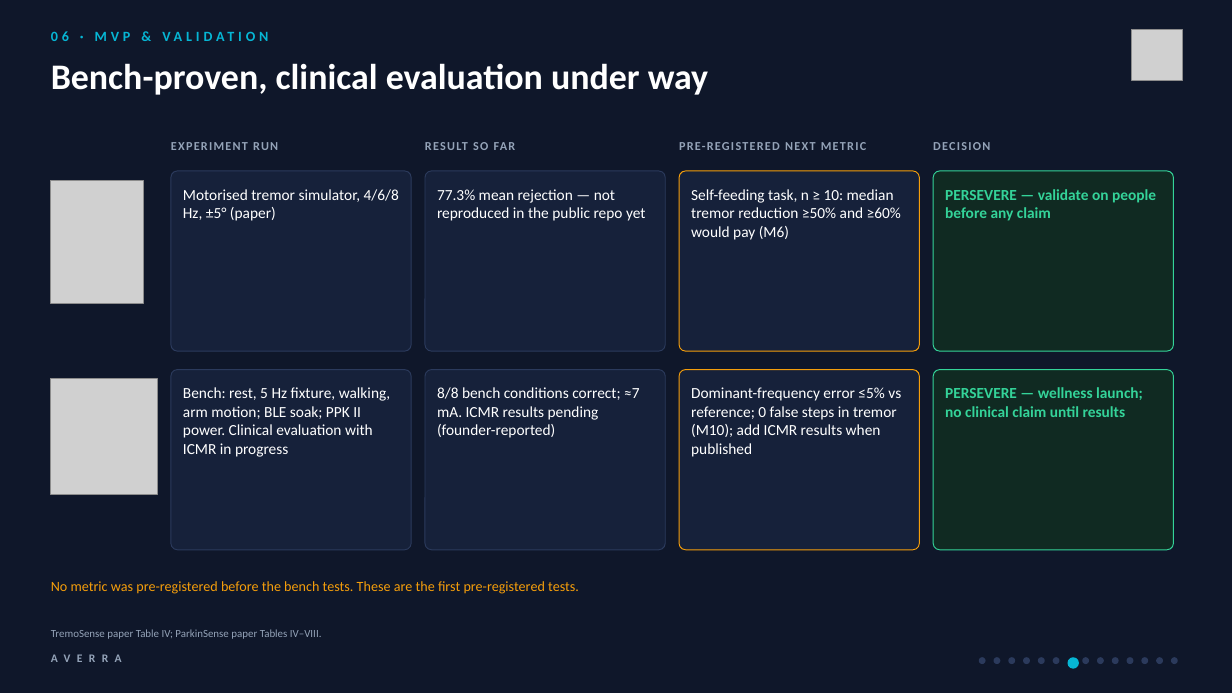
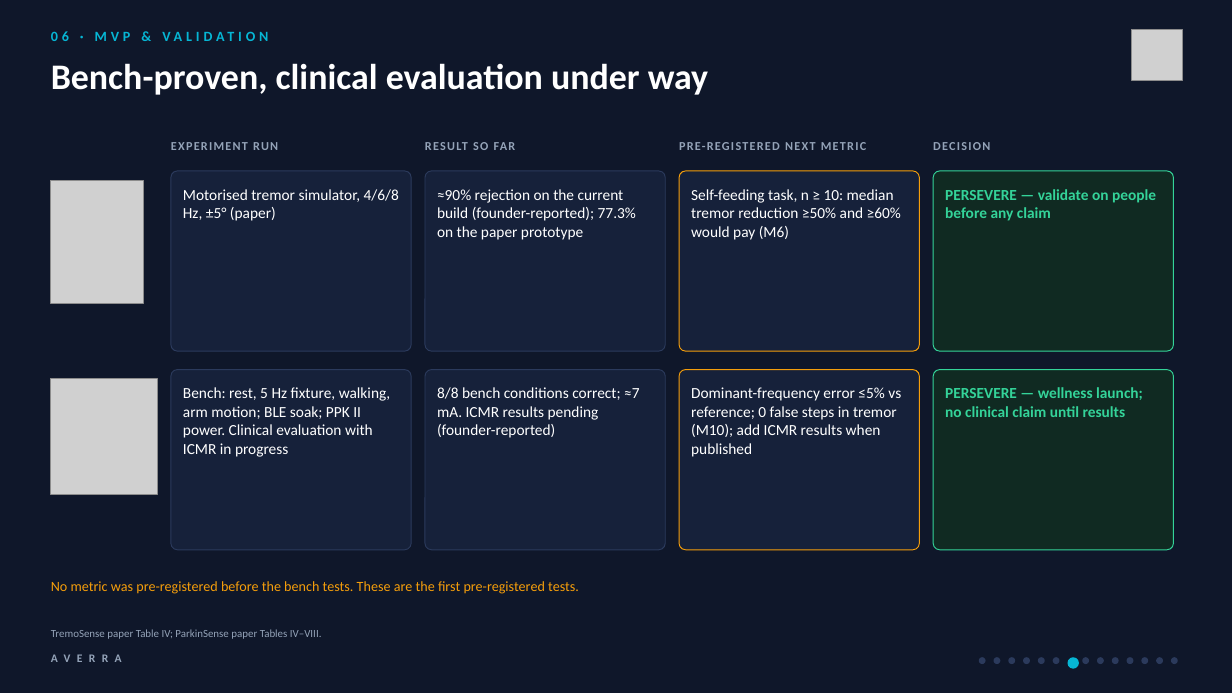
Before and after one commit to sudo-pranshu/AVERRA, a slide deck: slide 7 of deck/AVERRA_Pitch.pptx. Drawn at 1232x693 pixels with LibreOffice and Linux fonts; fonts in the diff are those of the drawing; grey boxes stand for pictures. Boxes give left, top, right and bottom in pixels: in the first picture for what was removed or moved away, otherwise in the second. Text is boxed around its words. In the diff, an @@ line names an element or a change of style, - is before the commit and + after.

```diff
--- a/deck/AVERRA_Pitch.pptx
+++ b/deck/AVERRA_Pitch.pptx
@@ text at <box>437,189,636,240</box>: text changed @@
-77.3% mean rejection — not reproduced in the public repo yet
+≈90% rejection on the current build (founder-reported); 77.3% on the paper prototype
```
Also in this commit, not shown: 3 other slides changed, 7 other files.
